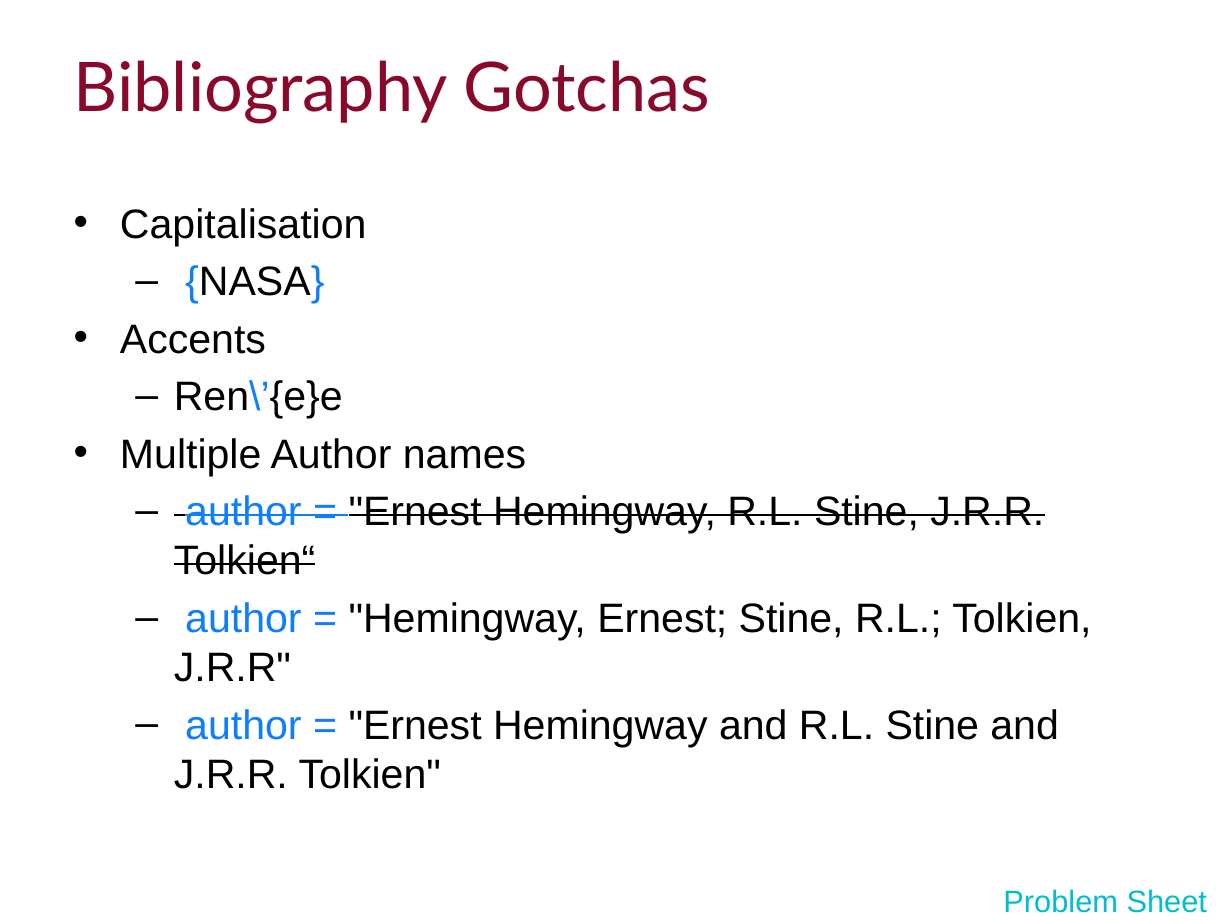
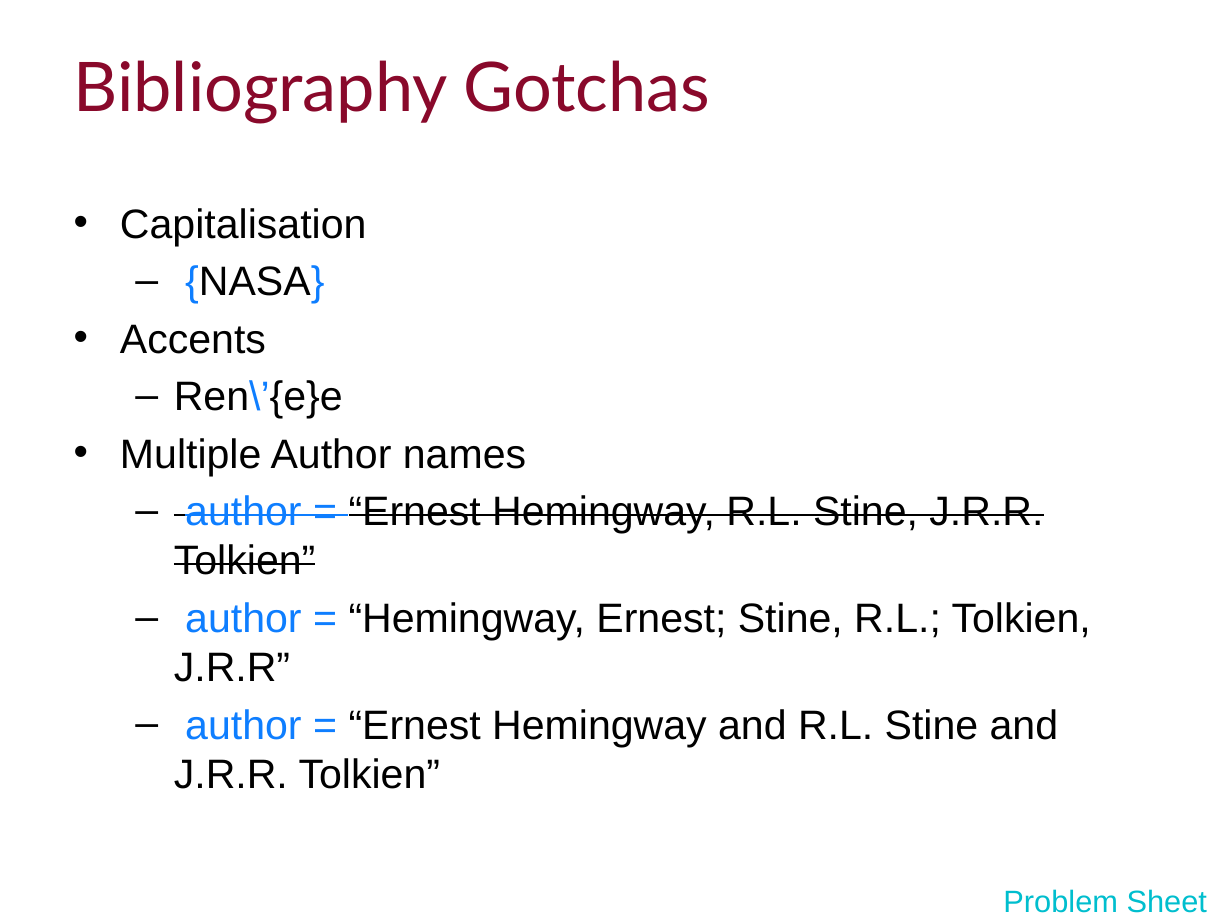
Before and after one commit to ImperialCollegeLondon/RCDS-writing-theses-in-latex, a slide deck: slide 36 of Writing Theses in Latex Slides.pptx. Drawn at 1232x924 pixels with LibreOffice and Linux fonts; fonts in the diff are those of the drawing; background and template pictures are left out. Boxes give left, top, right and bottom in pixels: in the first picture for what was removed or moved away, otherwise in the second. Text is boxed around its words. In the diff, an @@ line names an element or a change of style, - is before the commit and + after.

```diff
--- a/Writing Theses in Latex Slides.pptx
+++ b/Writing Theses in Latex Slides.pptx
@@ text at box(174, 495, 1091, 789): text changed @@
-  – author = "Ernest Hemingway, R.L. Stine, J.R.R. Tolkien“
-  – author = "Hemingway, Ernest; Stine, R.L.; Tolkien, J.R.R"
-  – author = "Ernest Hemingway and R.L. Stine and J.R.R. Tolkien"
+  – author = “Ernest Hemingway, R.L. Stine, J.R.R. Tolkien”
+  – author = “Hemingway, Ernest; Stine, R.L.; Tolkien, J.R.R”
+  – author = “Ernest Hemingway and R.L. Stine and J.R.R. Tolkien”
```
Also in this commit, not shown: 1 slide added.
